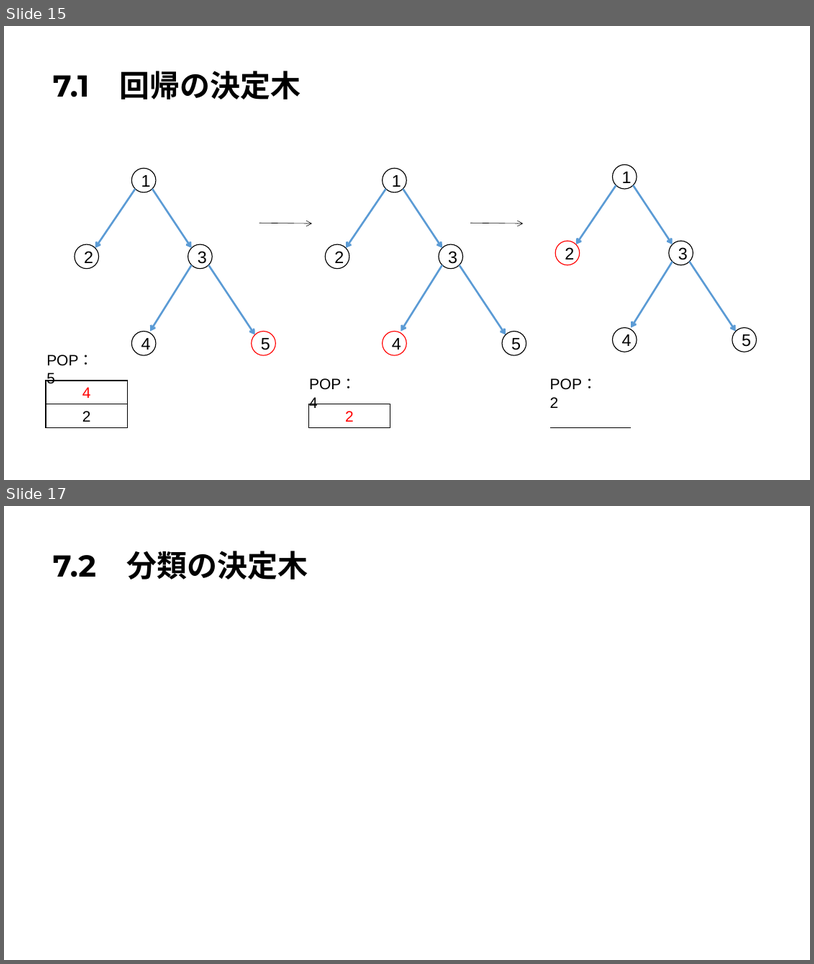
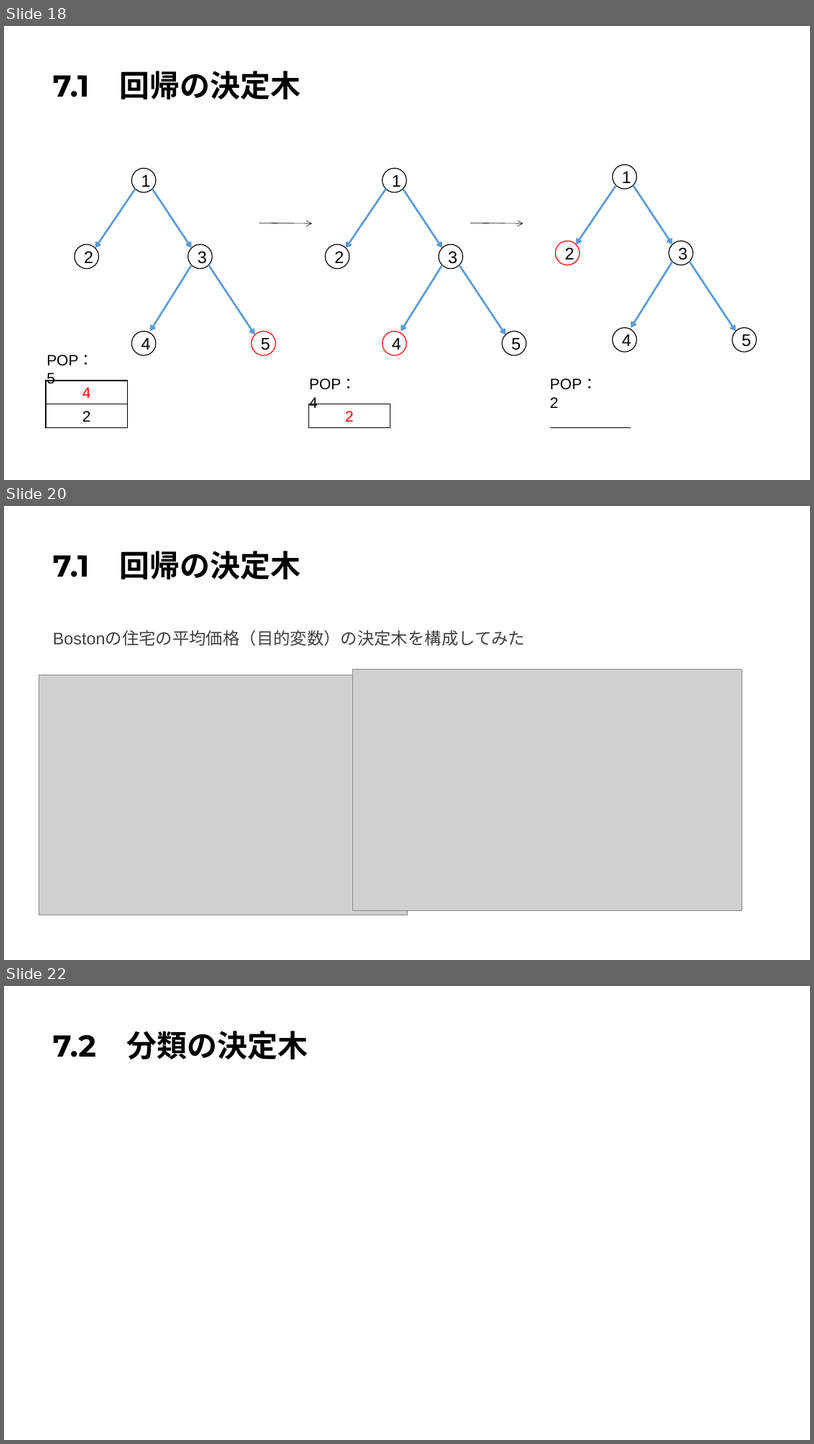
Before and after one commit to Harrry1206/-Graduation-research2, a slide deck: 第7章決定木.pptx. Shown one above the other, each under a label of ours: slides 15 and 17 before the commit, slides 18, 20 and 22 after it; the slides between them are not shown. The pictures are 814x964 and 814x1444 pixels, drawn with LibreOffice and Linux fonts; fonts in the diff are those of the drawing; grey boxes stand for pictures. Boxes give left, top, right and bottom in pixels: in the first picture for what was removed or moved away, otherwise in the second. Text is boxed around its words. In the diff, an @@ line names an element or a change of style, - is before the commit and + after.

```diff
--- a/第7章決定木.pptx
+++ b/第7章決定木.pptx
@@ slide 20 added at bbox=[4, 506, 810, 960], background #FFFFFF @@
@@ title added at bbox=[53, 551, 301, 579], 36 pt, text #000000, bold @@
+7.1 回帰の決定木
@@ text added at bbox=[53, 631, 525, 646], 20 pt, text #404040 @@
+Bostonの住宅の平均価格（目的変数）の決定木を構成してみた
@@ picture added at bbox=[39, 674, 407, 915] @@
@@ picture added at bbox=[352, 669, 743, 911] @@
@@ what was slide 15 is now slide 18 @@
@@ what was slide 17 is now slide 22 @@
```
Also in this commit, not shown: 9 slides changed, 13 other slides added, 1 slide removed.
